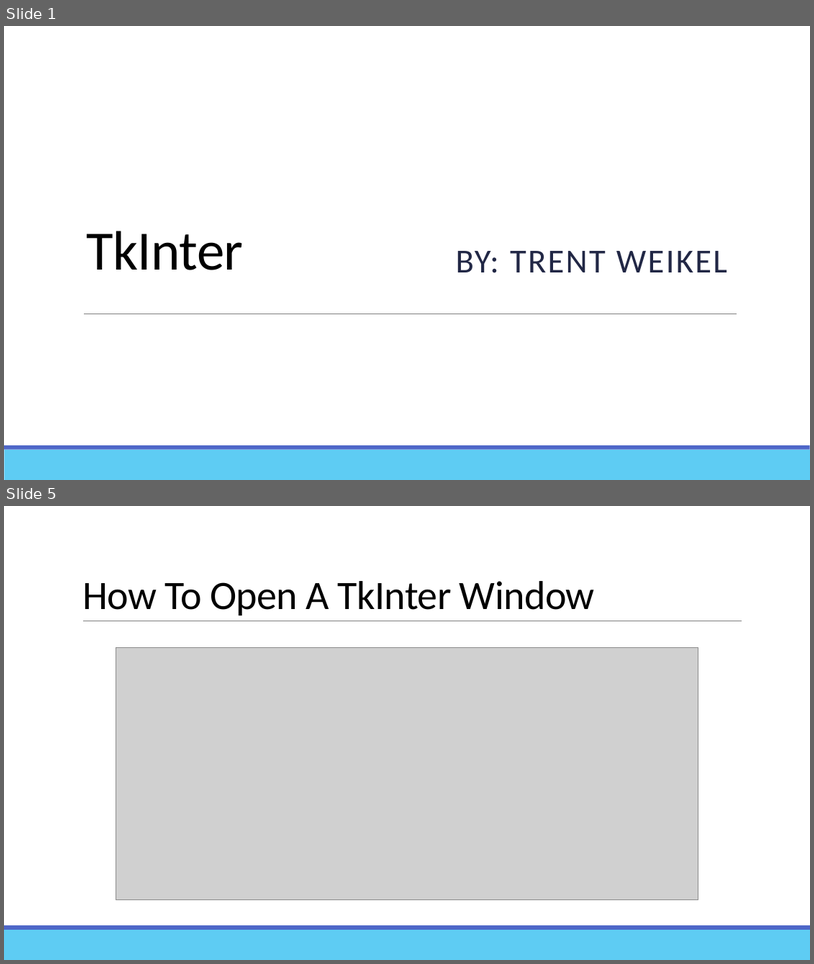
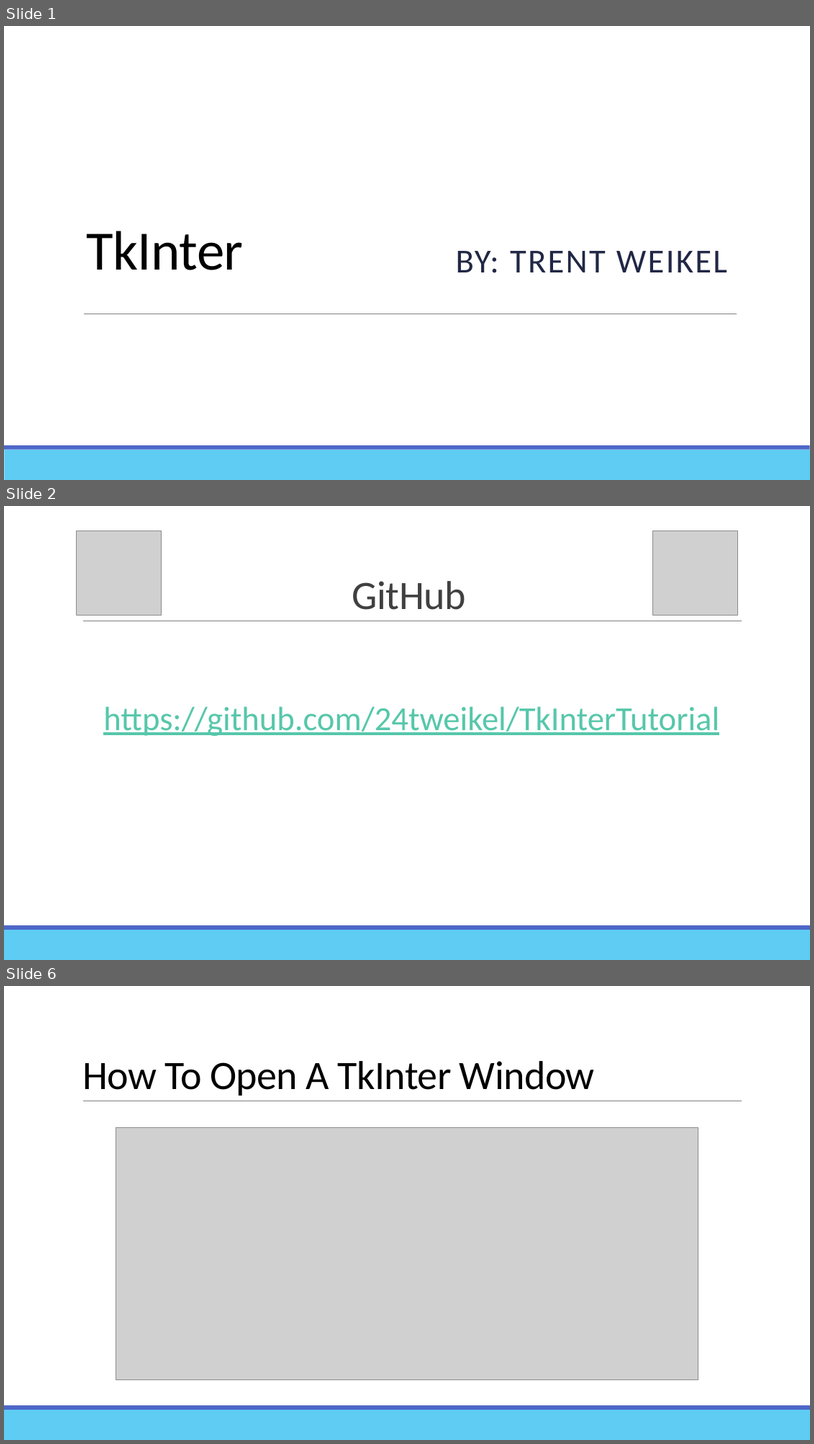
Before and after one commit to 24tweikel/TkInterTutorial, a slide deck: tkinter.pptx. Shown one above the other, each under a label of ours: slides 1 and 5 before the commit, slides 1, 2 and 6 after it; the slides between them are not shown. The pictures are 814x964 and 814x1444 pixels, drawn with LibreOffice and Linux fonts; fonts in the diff are those of the drawing; grey boxes stand for pictures. Boxes give left, top, right and bottom in pixels: in the first picture for what was removed or moved away, otherwise in the second. Text is boxed around its words. In the diff, an @@ line names an element or a change of style, - is before the commit and + after.

```diff
--- a/tkinter.pptx
+++ b/tkinter.pptx
@@ slide 2 added at [4, 506, 810, 960], background #FFFFFF; not listed: 3 template elements that a slide beside it also shows @@
@@ picture added at [77, 530, 161, 615] @@
@@ picture added at [653, 530, 738, 615] @@
@@ title added at [352, 581, 466, 610], 48 pt, text #404040 @@
+GitHub
@@ text added at [103, 706, 720, 736], 40 pt, text #56C7AA, underline @@
+  https://github.com/24tweikel/TkInterTutorial
@@ what was slide 5 is now slide 6 @@
```
Also in this commit, not shown: 8 slides changed, 3 other slides added, 1 slide removed, 8 other files.
